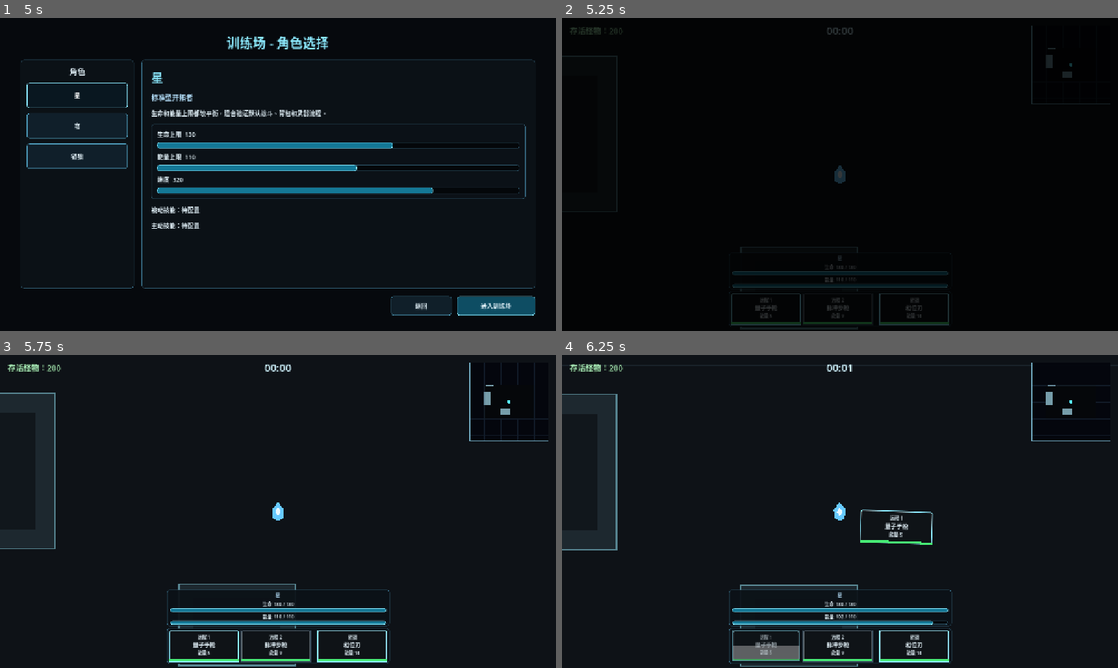
Above: before the commit, frames 1-4 (two rows, left to right).
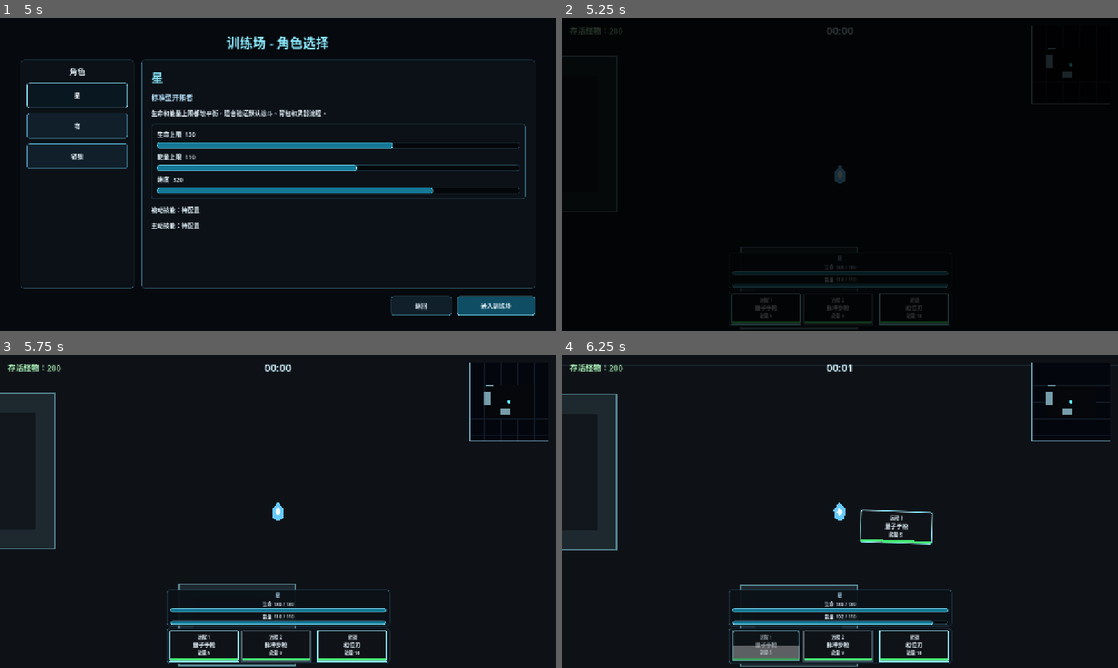
Above: after the commit, the same moments.

Repository: LisBam/StarHacker
Game: Godot game, scene res://scenes/ui/main_menu.tscn
The game is run twice, just before and just after one commit, with the same random seed, the same clock (stepped at 60 frames per second) and the same inputs.
Inputs (mouse positions are in pixels of both pictures, inside the frame that each line leads up to):
- Up to frame 1 (5 s): click "骇入" at 0.5 s; click "星" at 1.25 s; click "穹" at 2 s; click "银狼" at 2.75 s; click "返回" at 3.5 s; click "训练场" at 4.25 s
- Up to frame 2 (5.25 s): click "进入训练场" at 5 s
- Up to frame 3 (5.75 s): no input
- Up to frame 4 (6.25 s): tap Enter at 5.75 s; drag from (767, 646) to (862, 511) at 5.77 s

Frame 1 is identical in both runs. In frame 2, 0.1% of the frame differs, in the area x 30-70%, y 96-98%; in frame 3, 0.2%; in frame 4, 0.2%, in the area x 30-70%, y 58-98%.

Commit message:
1.修复武器卡牌耐久条覆盖边框   2.完善耐久条边框内缩配置   3.同步物品UI布局文档

Diff:
--- a/scripts/ui/item_card_view.gd
+++ b/scripts/ui/item_card_view.gd
@@ -277,6 +277,8 @@
 	_detail_label.add_theme_font_size_override("normal_font_size", 10)
 	content.add_child(_detail_label)
 	_durability_bar = DURABILITY_BAR_SCRIPT.new() as Control
+	# 耐久条边框内缩；左右与底部各避让 2 像素卡片边框，防止后绘制的子节点覆盖边界，同时保持 5 像素条高不变。
+	_durability_bar.call("set_layout_insets", BORDER_WIDTH, BORDER_WIDTH)
 	add_child(_durability_bar)
 	_disabled_overlay = ColorRect.new()
 	_disabled_overlay.color = DISABLED_OVERLAY_COLOR
--- a/scripts/ui/weapon_durability_bar.gd
+++ b/scripts/ui/weapon_durability_bar.gd
@@ -4,9 +4,14 @@
 ## 武器耐久条是只读显示组件，负责把 WeaponData 的当前耐久比例绘制在物品 UI 最底部。
 ## 组件不修改武器状态，可复用于战斗装备槽、战斗背包、仓库、局外装备栏和结算卡片。
 ## 通用耐久补充：组件现按耐久属性而非武器类型工作，也供穿戴装备、锻造、商店和后续耐久物品复用。
+## 边框内缩补充：宿主存在独立边框时可配置水平与底部内缩，使耐久条只占用边框内部区域。
 
 ## 耐久条高度；默认 5 像素，贴在父物品 UI 底部并保持与父控件等宽。
 @export_range(2.0, 16.0, 1.0) var bar_height: float = 5.0
+## 水平内缩距离；默认 0 像素保持通用等宽行为，标准物品卡片运行时传入 2 像素边框宽度，修改会同时缩进左右两侧。
+@export_range(0.0, 32.0, 1.0) var horizontal_inset: float = 0.0
+## 底部内缩距离；默认 0 像素贴住父控件底部，标准物品卡片运行时传入 2 像素边框宽度，修改会整体上移耐久条。
+@export_range(0.0, 32.0, 1.0) var bottom_inset: float = 0.0
 ## 耐久条背景颜色；默认半透明深灰，用于显示已损失耐久的空缺区域。
 @export var background_color: Color = Color(0.03, 0.04, 0.05, 0.92)
 ## 高耐久颜色；默认绿色，耐久比例高于 50% 时使用。
@@ -28,12 +33,29 @@
 
 func _ready() -> void:
 	mouse_filter = Control.MOUSE_FILTER_IGNORE
+	_apply_layout()
+	queue_redraw()
+
+
+func set_layout_insets(requested_horizontal_inset: float, requested_bottom_inset: float) -> void:
+	## 配置宿主边框内缩；参数单位为像素，负值会限制为 0，运行时修改会立即更新控件位置与宽度。
+	horizontal_inset = maxf(requested_horizontal_inset, 0.0)
+	bottom_inset = maxf(requested_bottom_inset, 0.0)
+	if is_node_ready():
+		_apply_layout()
+		queue_redraw()
+
+
+func _apply_layout() -> void:
+	# 实际水平内缩；左右使用相同数值，保证耐久填充仍以卡片中心对称布局。
+	var resolved_horizontal_inset: float = maxf(horizontal_inset, 0.0)
+	# 实际底部内缩；用于避开宿主底部边框，同时保持耐久条自身高度不变。
+	var resolved_bottom_inset: float = maxf(bottom_inset, 0.0)
 	set_anchors_preset(Control.PRESET_BOTTOM_WIDE)
-	offset_left = 0.0
-	offset_top = -bar_height
-	offset_right = 0.0
-	offset_bottom = 0.0
-	queue_redraw()
+	offset_left = resolved_horizontal_inset
+	offset_top = -(bar_height + resolved_bottom_inset)
+	offset_right = -resolved_horizontal_inset
+	offset_bottom = -resolved_bottom_inset
 
 
 func configure(weapon_resource: Resource) -> void:
@@ -52,7 +74,7 @@
 		return
 	# 当前耐久比例；取值限制在 0 到 1，旧资源缺少接口时按满耐久显示以保证兼容。
 	var durability_ratio: float = _get_durability_ratio()
-	# 完整背景矩形；宽度始终等于父物品 UI，满足所有物品界面统一贴底展示的要求。
+	# 完整背景矩形；宽度等于布局内缩后的可用区域，默认无内缩时仍与父物品 UI 等宽。
 	var full_rect: Rect2 = Rect2(Vector2.ZERO, size)
 	draw_rect(full_rect, background_color, true)
 	# 填充矩形；从左向右表示剩余耐久，耐久归零时宽度为 0。
Not shown, changed: docs/game_framework.md
Not shown, changed: docs/游戏机制与玩法内容.md
